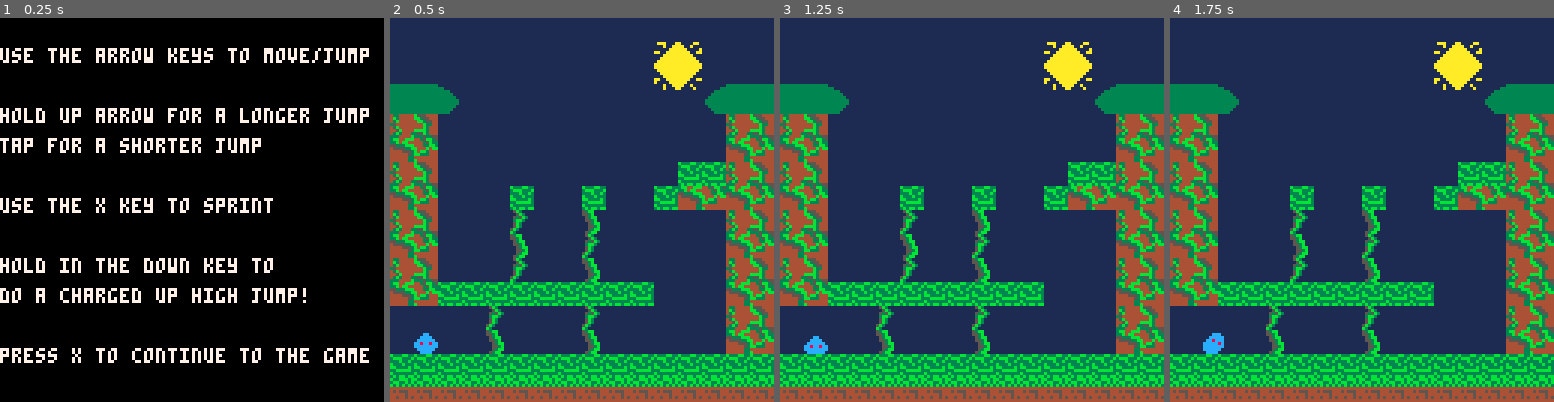
Above: before the commit, frames 1-4 (left to right).
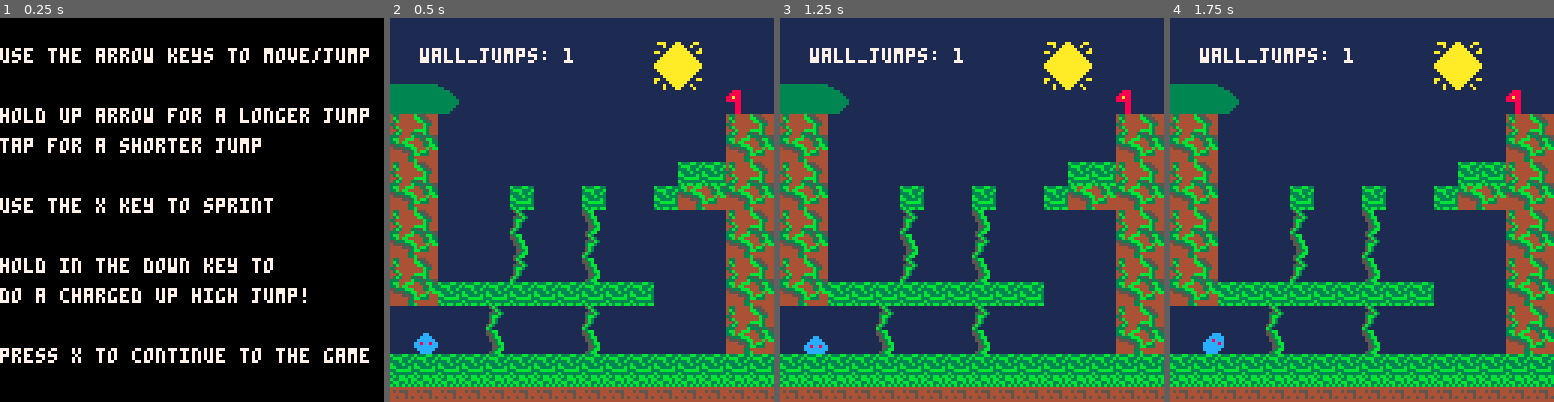
Above: after the commit, the same moments.

Repository: Kaznae/438_final
Game: PICO-8 cartridge final_project.p8
Same seed, same stepped clock (60 frames per second), same inputs: the game is played once before the commit and once after it.
Inputs:
- Up to frame 1 (0.25 s): no input
- Up to frame 2 (0.5 s): tap X (X key) at 0.33 s
- Up to frame 3 (1.25 s): tap O (Z key) at 0.7 s; tap X (X key) at 1.07 s
- Up to frame 4 (1.75 s): hold Right from 1.6 s (still down); tap O (Z key) at 1.7 s

Frame 1 is identical in both runs. In frame 2, 1.9% of the frame differs, in the area x 7-100%, y 7-25%; in frame 3, 1.9%; in frame 4, 1.9%.

Commit message:
Now able to complete levels, started designing level 2

Diff:
--- a/final_project.p8
+++ b/final_project.p8
@@ -9,6 +9,7 @@
 	b_time = 0
 	wall_x = 0
 
+	jump_from = ""
 	time_held = 0
 	ticker = 0
 	g_friction = .9
@@ -16,6 +17,12 @@
 	gravity = 0.25
 
 	screen = "controls"
+
+	world = 1
+	level = 1
+
+	mapx_ofst = 0
+	mapy_ofst = 0
 
 	sprites = {
 		standing = 1,
@@ -39,7 +46,7 @@
 		on_ground = true,
 		face_r = true,
 		j_left = 1,
-		max_jump = 1,
+		max_jump = 2,
 		wall_jumps = 1,
 		charge_j = false,
 		on_wall = false
@@ -74,12 +81,13 @@
 
 		rectfill(0,0,128,128,1)
 
-		map(0,0,0,0,16,16)
+		map(0+mapx_ofst,0,0,0,16,16)
 
 		spr(plr.sprite,plr.x,plr.y,1,1,plr.face_r)
 
 		--uncomment to debug
 
+		print("wall_jumps: "..plr.wall_jumps,10,10,7)
 		--print("x:"..plr.x.." dy:"..plr.dy,16,16,7)
 		--print(plr.on_wall,20,20,5)
 		--print(wall_x,30,30,5)
@@ -88,19 +96,37 @@
 
 function _update()
 
+
 	if screen == "controls" then
 		if btn(5) then
 			screen = "game"
 		end
 	else
 
+		if fget(mget(plr.x/8,plr.y/8),7) then
+			level +=1
+			plr.x = 8
+			plr.y = 104
+		end
+
+		if mapx_ofst < (level-1)*16 then
+			mapx_ofst +=1
+		end
+
+
 		if btn(0) then
+			if jump_from == "right" then
+				plr.wall_jumps = 1
+			end
 			if btn(5) then
 				plr.dx-=.25
 			end
 			plr.dx-=.25
 		end
 		if btn(1) then
+			if jump_from == "left" then
+				plr.wall_jumps = 1
+			end
 			if btn(5) then
 				plr.dx+=.25
 			end
@@ -175,8 +201,10 @@
 	if fget(obj_at,0) then
 
 		if plr.dx > 0 then
+			jump_from = "right"
 			plr.x = flr((plr.x)/8)*8
 		elseif plr.dx < 0 then
+			jump_from = "left"
 			plr.x = flr((plr.x+8)/8)*8
 		end
 
@@ -385,17 +413,17 @@
 __map__
 0000000000000000000000000000000000000000000000000000000000000000000000000000000000000000000000000000000000000000000000000000000000000000000000000000000000000000000000000000000000000000000000000000000000000000000000000000000000000000000000000000000000000000
 00000000000000000000004b4c00000000000000000000000000000000000000000000000000000000000000000000000000000000000000000000000000000000000000000000000000000000000000000000000000000000000000000000000000000000000000000000000000000000000000000000000000000000000000
-52525300000000000000005b5c51525253000000000000000000000000000000000000000000000000000000000000000000000000000000000000000000000000000000000000000000000000000000000000000000000000000000000000000000000000000000000000000000000000000000000000000000000000000000
-6262630000000000000000000061626263000000000000000000000000000000000000000000000000000000000000000000000000000000000000000000000000000000000000000000000000000000000000000000000000000000000000000000000000000000000000000000000000000000000000000000000000000000
-494a000000000000000000000000494a00000000000000000000000000000000000000000000000000000000000000000000000000000000000000000000000000000000000000000000000000000000000000000000000000000000000000000000000000000000000000000000000000000000000000000000000000000000
-595a000000000000000000000000595a00000000000000000000000000000000000000000000000000000000000000000000000000000000000000000000000000000000000000000000000000000000000000000000000000000000000000000000000000000000000000000000000000000000000000000000000000000000
-494a000000000000000000004242494a00000000000000000000000000000000000000000000000000000000000000000000000000000000000000000000000000000000000000000000000000000000000000000000000000000000000000000000000000000000000000000000000000000000000000000000000000000000
-595a00000042000042000042595a595a00000000000000000000000000000000000000000000000000000000000000000000000000000000000000000000000000000000000000000000000000000000000000000000000000000000000000000000000000000000000000000000000000000000000000000000000000000000
-494a000000480000580000000000494a00000000000000000000000000000000000000000000000000000000000000000000000000000000000000000000000000000000000000000000000000000000000000000000000000000000000000000000000000000000000000000000000000000000000000000000000000000000
-595a000000580000480000000000595a00000000000000000000000000000000000000000000000000000000000000000000000000000000000000000000000000000000000000000000000000000000000000000000000000000000000000000000000000000000000000000000000000000000000000000000000000000000
-494a000000480000580000000000494a00000000000000000000000000000000000000000000000000000000000000000000000000000000000000000000000000000000000000000000000000000000000000000000000000000000000000000000000000000000000000000000000000000000000000000000000000000000
-595a424242424242424242000000595a00000000000000000000000000000000000000000000000000000000000000000000000000000000000000000000000000000000000000000000000000000000000000000000000000000000000000000000000000000000000000000000000000000000000000000000000000000000
-0000000048000000480000000000494a00000000000000000000000000000000000000000000000000000000000000000000000000000000000000000000000000000000000000000000000000000000000000000000000000000000000000000000000000000000000000000000000000000000000000000000000000000000
-0000000058000000580000000000595a00000000000000000000000000000000000000000000000000000000000000000000000000000000000000000000000000000000000000000000000000000000000000000000000000000000000000000000000000000000000000000000000000000000000000000000000000000000
-4242424242424242424242424242424200000000000000000000000000000000000000000000000000000000000000000000000000000000000000000000000000000000000000000000000000000000000000000000000000000000000000000000000000000000000000000000000000000000000000000000000000000000
-4141414141414141414141414141414100000000000000000000000000000000000000000000000000000000000000000000000000000000000000000000000000000000000000000000000000000000000000000000000000000000000000000000000000000000000000000000000000000000000000000000000000000000
+52525300000000000000005b5c00000000000000000000000000000000000000000000000000000000000000000000000000000000000000000000000000000000000000000000000000000000000000000000000000000000000000000000000000000000000000000000000000000000000000000000000000000000000000
+6262630000000000000000000000470000000000000000000000000000000047000000000000000000000000000000000000000000000000000000000000000000000000000000000000000000000000000000000000000000000000000000000000000000000000000000000000000000000000000000000000000000000000
+494a000000000000000000000000494a00000000000000000000000000000042000000000000000000000000000000000000000000000000000000000000000000000000000000000000000000000000000000000000000000000000000000000000000000000000000000000000000000000000000000000000000000000000
+595a000000000000000000000000595a00000000000000000000000000000058000000000000000000000000000000000000000000000000000000000000000000000000000000000000000000000000000000000000000000000000000000000000000000000000000000000000000000000000000000000000000000000000
+494a000000000000000000004242494a00000000000000000000000042000048000000000000000000000000000000000000000000000000000000000000000000000000000000000000000000000000000000000000000000000000000000000000000000000000000000000000000000000000000000000000000000000000
+595a00000042000042000042595a595a00000000000000000000000048000058000000000000000000000000000000000000000000000000000000000000000000000000000000000000000000000000000000000000000000000000000000000000000000000000000000000000000000000000000000000000000000000000
+494a000000480000580000000000494a00000000000000004200000058000048000000000000000000000000000000000000000000000000000000000000000000000000000000000000000000000000000000000000000000000000000000000000000000000000000000000000000000000000000000000000000000000000
+595a000000580000480000000000595a00000000000000005800000048000058000000000000000000000000000000000000000000000000000000000000000000000000000000000000000000000000000000000000000000000000000000000000000000000000000000000000000000000000000000000000000000000000
+494a000000480000580000000000494a00000042000000004800000058000048000000000000000000000000000000000000000000000000000000000000000000000000000000000000000000000000000000000000000000000000000000000000000000000000000000000000000000000000000000000000000000000000
+595a424242424242424242000000595a00000048000000005800000048000058000000000000000000000000000000000000000000000000000000000000000000000000000000000000000000000000000000000000000000000000000000000000000000000000000000000000000000000000000000000000000000000000
+0000000048000000480000000000494a00000058000000004800000058000048000000000000000000000000000000000000000000000000000000000000000000000000000000000000000000000000000000000000000000000000000000000000000000000000000000000000000000000000000000000000000000000000
+0000000058000000580000000000595a00000048000000005800000048000058000000000000000000000000000000000000000000000000000000000000000000000000000000000000000000000000000000000000000000000000000000000000000000000000000000000000000000000000000000000000000000000000
+4242424242424242424242424242424242424242424242424242424242424242000000000000000000000000000000000000000000000000000000000000000000000000000000000000000000000000000000000000000000000000000000000000000000000000000000000000000000000000000000000000000000000000
+4141414141414141414141414141414141414141414141414141414141414141000000000000000000000000000000000000000000000000000000000000000000000000000000000000000000000000000000000000000000000000000000000000000000000000000000000000000000000000000000000000000000000000
